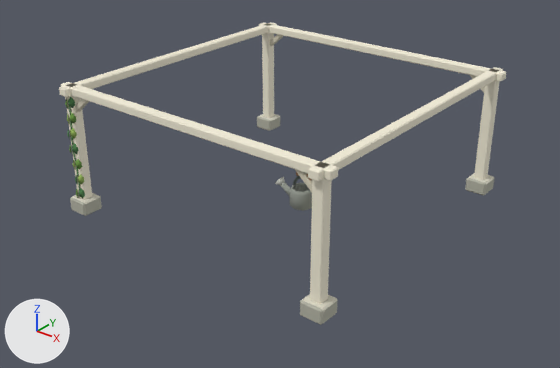
The glTF model assets/farm/art/greenhouse_base.glb, before and after one commit.
The view is the same before and after, from a 50 mm camera at (6.45, -8.26, 5.33) aimed at (0.08, -0.29, 0.39). Every picture has the same lights, and +X, +Y and +Z are marked at lower left. The picture after the commit comes second. Vertices at exactly the same position are counted once.

The first picture shows 'greenhouse_base'.
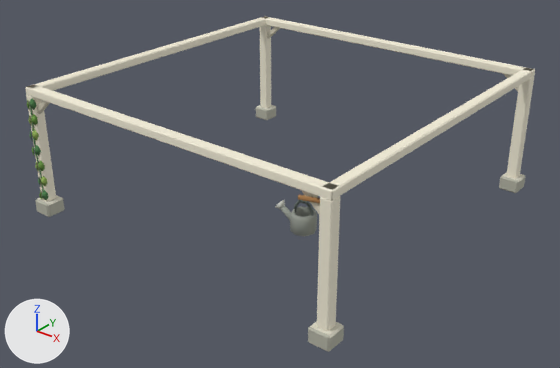
Pixel boxes [x1, y1, x2, y2] of what changed, in the pictures (560 x 368 px; the box of a moved part takes in the faces that stretch with it):
'greenhouse_base', reshaped (14% wider, 11% taller)
    before: [59, 22, 506, 325]
    after: [25, 16, 535, 352]
part 1 of me_cube_030, moved or reshaped
    before: [257, 114, 280, 131]
    after: [256, 105, 276, 120]
part 2 of me_cube_030, moved or reshaped
    before: [262, 32, 274, 118]
    after: [260, 25, 271, 108]
part 3 of me_cube_030, moved or reshaped
    before: [270, 34, 283, 46]
    after: [267, 27, 281, 39]
part 4 of me_cube_030, moved or reshaped
    before: [70, 193, 102, 216]
    after: [35, 195, 65, 217]
part 5 of me_cube_030, moved or reshaped
    before: [65, 95, 92, 199]
    after: [26, 95, 56, 201]
part 6 of me_cube_030, moved or reshaped (mostly hidden)
    before: [75, 99, 89, 113]
    after: [37, 100, 50, 114]
part 7 of me_cube_030, moved or reshaped
    before: [465, 173, 494, 196]
    after: [499, 172, 525, 193]
part 8 of me_cube_030, moved or reshaped
    before: [474, 80, 500, 180]
    after: [506, 77, 534, 178]
part 9 of me_cube_030, moved or reshaped (mostly hidden)
    before: [470, 75, 485, 93]
    after: [504, 74, 519, 92]
part 10 of me_cube_030, moved or reshaped
    before: [300, 294, 338, 325]
    after: [308, 321, 344, 352]
part 11 of me_cube_030, moved or reshaped
    before: [310, 179, 332, 304]
    after: [317, 196, 340, 331]
part 12 of me_cube_030, moved or reshaped (mostly hidden)
    before: [295, 169, 312, 192]
    after: [301, 190, 320, 214]
part 13 of me_cube_030, moved or reshaped
    before: [259, 23, 506, 81]
    after: [260, 16, 535, 79]
part 14 of me_cube_030, moved or reshaped
    before: [60, 82, 338, 181]
    after: [27, 84, 341, 201]
part 15 of me_cube_030, moved or reshaped
    before: [59, 22, 277, 97]
    after: [25, 16, 269, 97]
part 16 of me_cube_030, moved or reshaped
    before: [308, 67, 503, 181]
    after: [321, 67, 532, 201]
part 17 of me_cube_030, moved or reshaped
    before: [79, 188, 85, 199]
    after: [42, 190, 48, 200]
part 18 of me_cube_030, moved or reshaped
    before: [275, 172, 312, 211]
    after: [275, 195, 320, 237]
part 19 of me_cube_030, moved or reshaped
    before: [65, 97, 84, 184]
    after: [27, 99, 47, 187]

What the commit changed:
me_cube_030 is used by ob_greenhouse_base; location (0.0, 0.0, 0.0).
me_cube_030 had 719 vertices, 1270 faces and spanned x -2.28..2.28, y -2.28..2.28, z 0.0..1.92.
me_cube_030 now has 719 vertices, 1270 faces and spans x -2.62..2.62, y -2.62..2.62, z 0.0..1.92.
me_cube_030 part 1: the loose piece of 24 vertices spanning x -2.27..-1.94, y 1.94..2.27, z 0.0..0.22 is scaled about its middle by (0.9, 0.9, 1), then moved by (-0.37, 0.37, 0.0).
me_cube_030 part 2: the loose piece of 24 vertices spanning x -2.19..-2.03, y 2.03..2.19, z 0.2..1.81 is moved by (-0.37, 0.37, 0.0).
me_cube_030 part 3: the loose piece of 24 vertices spanning x -2.13..-1.74, y 2.07..2.15, z 1.51..1.86 is moved by (-0.37, 0.37, 0.0).
me_cube_030 part 4: the loose piece of 24 vertices spanning x -2.27..-1.94, y -2.27..-1.94, z 0.0..0.22 is scaled about its middle by (0.9, 0.9, 1), then moved by (-0.37, -0.37, 0.0).
me_cube_030 part 5: the loose piece of 24 vertices spanning x -2.19..-2.03, y -2.19..-2.03, z 0.2..1.81 is moved by (-0.37, -0.37, 0.0).
me_cube_030 part 6: the loose piece of 24 vertices spanning x -2.13..-1.74, y -2.15..-2.07, z 1.51..1.86 is moved by (-0.37, -0.37, 0.0).
me_cube_030 part 7: the loose piece of 24 vertices spanning x 1.94..2.27, y 1.94..2.27, z 0.0..0.22 is scaled about its middle by (0.9, 0.9, 1), then moved by (0.37, 0.37, 0.0).
me_cube_030 part 8: the loose piece of 24 vertices spanning x 2.03..2.19, y 2.03..2.19, z 0.2..1.81 is moved by (0.37, 0.37, 0.0).
me_cube_030 part 9: the loose piece of 24 vertices spanning x 1.74..2.13, y 2.07..2.15, z 1.51..1.86 is moved by (0.36, 0.37, 0.0).
me_cube_030 part 10: the loose piece of 24 vertices spanning x 1.94..2.27, y -2.27..-1.94, z 0.0..0.22 is scaled about its middle by (0.9, 0.9, 1), then moved by (0.37, -0.37, 0.0).
me_cube_030 part 11: the loose piece of 24 vertices spanning x 2.03..2.19, y -2.19..-2.03, z 0.2..1.81 is moved by (0.37, -0.37, 0.0).
me_cube_030 part 12: the loose piece of 24 vertices spanning x 1.74..2.13, y -2.15..-2.07, z 1.51..1.86 is moved by (0.36, -0.37, 0.0).
me_cube_030 part 13: the loose piece of 24 vertices spanning x -2.28..2.28, y 2.03..2.18, z 1.8..1.92 is scaled about its middle by (1.12, 1, 1), then moved by (0.0, 0.37, 0.0).
me_cube_030 part 14: the loose piece of 24 vertices spanning x -2.28..2.28, y -2.18..-2.04, z 1.8..1.92 is scaled about its middle by (1.12, 1, 1), then moved by (0.0, -0.37, 0.0).
me_cube_030 part 15: the loose piece of 24 vertices spanning x -2.18..-2.03, y -2.28..2.28, z 1.8..1.92 is scaled about its middle by (1, 1.12, 1), then moved by (-0.37, 0.0, 0.0).
me_cube_030 part 16: the loose piece of 24 vertices spanning x 2.04..2.18, y -2.28..2.28, z 1.8..1.92 is scaled about its middle by (1, 1.12, 1), then moved by (0.37, 0.0, 0.0).
me_cube_030 part 17: the loose piece of 8 vertices spanning x -2.09..-2.01, y -2.23..-2.18, z 0.23..0.4 is moved by (-0.37, -0.37, 0.0).
me_cube_030 part 18: 163 of 719 vertices moved; they spanned x 1.42..2.09, y -2.16..-1.88, z 1.28..1.76 and now span x 1.78..2.46, y -2.62..-2.33, z 1.28..1.76; mean shift (0.37, -0.45, 0.0); largest move (1.78, -2.14, 1.75) -> (2.15, -2.59, 1.75).
me_cube_030 part 19: 96 of the vertices in x -2.23..-1.99, y -2.23..-2.18, z 0.43..1.8 are moved by (-0.37, -0.37, 0.0).
Other edits to the shape of me_cube_030 do not show in these pictures.
